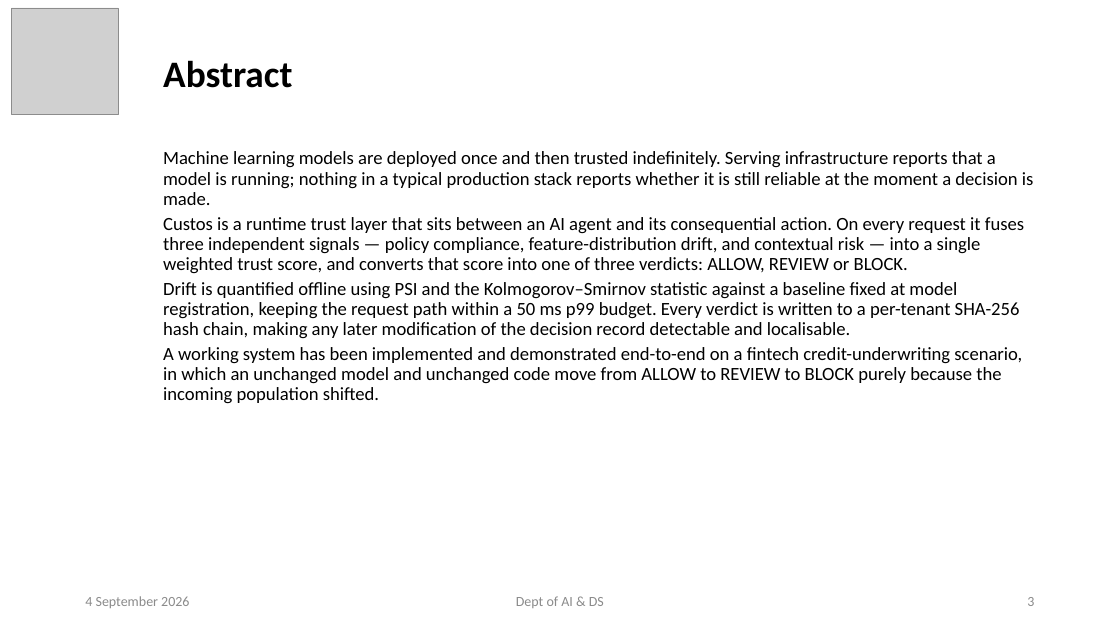
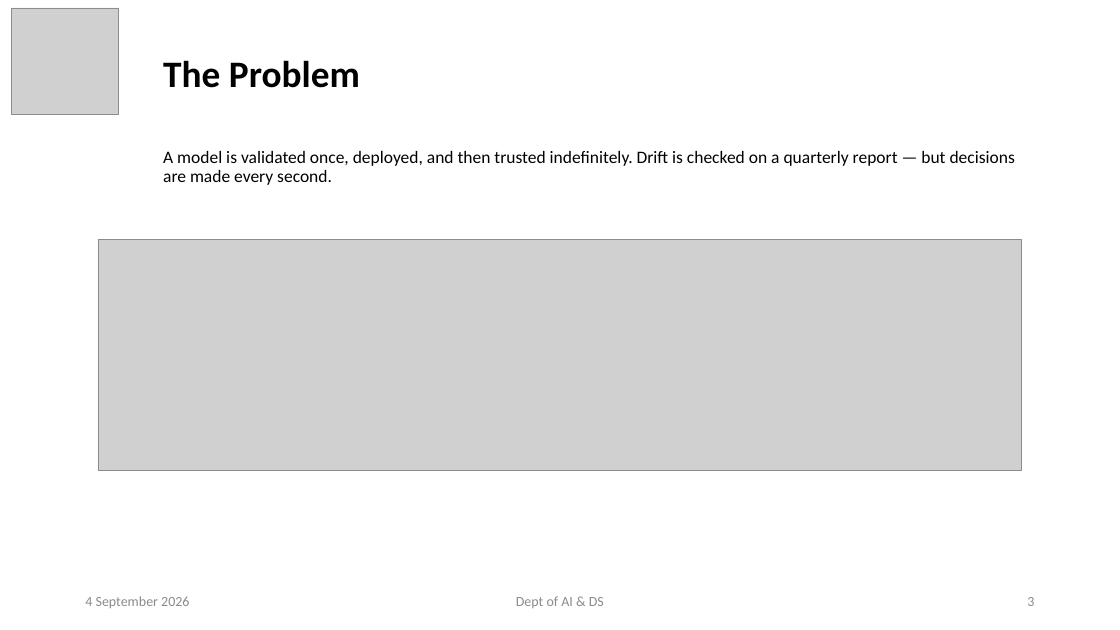
Before and after one commit to ayushpandey0201/custos, a slide deck: slide 3 of docs/presentations/Custos_Phase2_Review1.pptx. Drawn at 1120x630 pixels with LibreOffice and Linux fonts; fonts in the diff are those of the drawing; grey boxes stand for pictures. Boxes give left, top, right and bottom in pixels: in the first picture for what was removed or moved away, otherwise in the second. Text is boxed around its words. In the diff, an @@ line names an element or a change of style, - is before the commit and + after.

```diff
--- a/docs/presentations/Custos_Phase2_Review1.pptx
+++ b/docs/presentations/Custos_Phase2_Review1.pptx
@@ title at <box>163,60,360,88</box>: text changed @@
-Abstract
+The Problem
@@ subtitle at <box>163,151,1015,185</box>: text changed; size 16 to 15 pt @@
-Machine learning models are deployed once and then trusted indefinitely. Serving infrastructure reports that a model is running; nothing in a typical production stack reports whether it is still reliable at the moment a decision is made.
-Custos is a runtime trust layer that sits between an AI agent and its consequential action. On every request it fuses three independent signals — policy compliance, feature-distribution drift, and contextual risk — into a single weighted trust score, and converts that score into one of three verdicts: ALLOW, REVIEW or BLOCK.
-Drift is quantified offline using PSI and the Kolmogorov–Smirnov statistic against a baseline fixed at model registration, keeping the request path within a 50 ms p99 budget. Every verdict is written to a per-tenant SHA-256 hash chain, making any later modification of the decision record detectable and localisable.
-A working system has been implemented and demonstrated end-to-end on a fintech credit-underwriting scenario, in which an unchanged model and unchanged code move from ALLOW to REVIEW to BLOCK purely because the incoming population shifted.
+A model is validated once, deployed, and then trusted indefinitely. Drift is checked on a quarterly report — but decisions are made every second.
@@ picture added at <box>98,239,1023,471</box> @@
```
Also in this commit, not shown: 14 other slides changed, 1 slide added, 16 slides removed, 7 other files.
